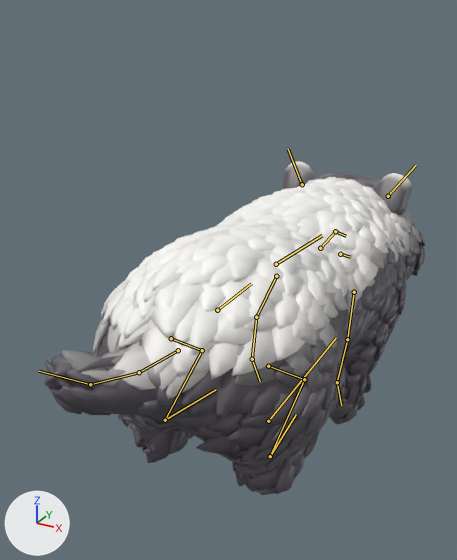
One commit to the glTF model game/art/models/honey_badger.glb: the scene before it, then after it.
Camera for both pictures: a 50 mm camera at (0.295, -0.649, 0.503) aimed at (-0.043, -0.035, 0.196). The lights are fixed; the arrows at lower left show +X, +Y and +Z. The first picture is the older version. Both versions are drawn at frame 18 of the action 'victory'; the numbers are the values there. The bones that bend it are drawn over the model as lines.

Names of what the first picture shows: 'honey_badger_movie'.
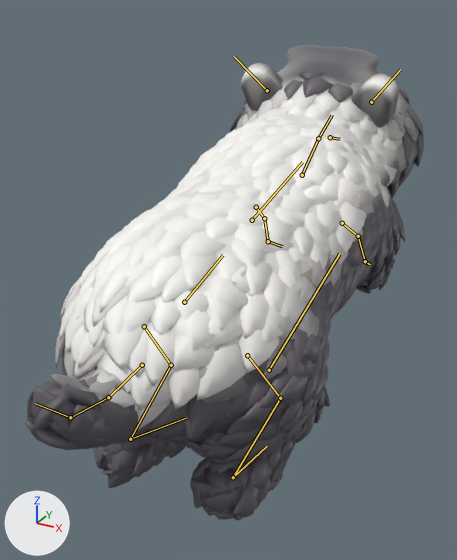
Location of each change, [x1, y1, x2, y2] in pixels of the pictures (457 x 560 px):
'honey_badger_movie', posed (42% taller)
    before: [44, 161, 425, 495]
    after: [24, 45, 424, 520]
bone 'root', root to tip
    before: (268, 421) to (336, 338)
    after: (269, 370) to (339, 254)
bone 'chest', root to tip
    before: (276, 264) to (322, 235)
    after: (252, 220) to (302, 162)
bone 'neck', root to tip
    before: (320, 248) to (335, 231)
    after: (302, 175) to (318, 138)
bone 'head', root to tip
    before: (335, 231) to (346, 236)
    after: (318, 138) to (332, 115)
bone 'jaw', root to tip
    before: (340, 254) to (350, 257)
    after: (330, 137) to (340, 139)
bone 'ear.L', root to tip
    before: (302, 184) to (288, 149)
    after: (267, 90) to (234, 56)
bone 'ear.R', root to tip
    before: (388, 196) to (416, 165)
    after: (371, 102) to (400, 69)
bone 'fl_upper.L', root to tip
    before: (276, 276) to (256, 317)
    after: (256, 207) to (264, 218)
bone 'fl_lower.L', root to tip
    before: (256, 317) to (252, 359)
    after: (264, 218) to (268, 241)
bone 'fl_foot.L', root to tip
    before: (252, 359) to (260, 381)
    after: (268, 241) to (282, 246)
bone 'fl_upper.R', root to tip
    before: (354, 292) to (347, 339)
    after: (342, 223) to (358, 236)
bone 'fl_lower.R', root to tip
    before: (347, 339) to (337, 382)
    after: (358, 236) to (365, 261)
bone 'fl_foot.R', root to tip
    before: (337, 382) to (341, 405)
    after: (365, 261) to (370, 264)
bone 'tail1', root to tip
    before: (178, 350) to (139, 372)
    after: (142, 365) to (108, 397)
bone 'tail2', root to tip
    before: (139, 372) to (90, 384)
    after: (108, 397) to (70, 417)
bone 'tail3', root to tip
    before: (90, 384) to (39, 371)
    after: (70, 417) to (35, 403)
bone 'hl_upper.L', root to tip
    before: (171, 338) to (202, 350)
    after: (144, 326) to (171, 365)
bone 'hl_lower.L', root to tip
    before: (202, 350) to (165, 420)
    after: (171, 365) to (130, 439)
bone 'hl_foot.L', root to tip
    before: (165, 420) to (216, 389)
    after: (130, 439) to (186, 418)
bone 'hl_upper.R', root to tip
    before: (268, 366) to (304, 379)
    after: (247, 355) to (280, 398)
bone 'hl_lower.R', root to tip
    before: (304, 379) to (270, 456)
    after: (280, 398) to (233, 477)
bone 'hl_foot.R', root to tip
    before: (270, 456) to (296, 414)
    after: (233, 477) to (267, 446)

What the commit changed:
Bone 'root' (bone_root) moves from (0.0, 0.0, -0.017) to (0.0, -0.004, 0.065).
Bone 'root' (bone_root) turns from (0, 0, 0) to (16, 0, 0) degrees about its own x, y and z.
Bone 'chest' (bone_chest) turns from (0, 0, 0) to (0, 3, 2) degrees about its own x, y and z.
Bone 'neck' (bone_neck) turns from (-3, 0, 0) to (14, 0, -3) degrees about its own x, y and z.
Bone 'head' (bone_head) turns from (-2, 0, 0) to (11, 0, 4) degrees about its own x, y and z.
Bone 'jaw' (bone_jaw) turns from (0, 0, 0) to (-36, 0, 0) degrees about its own x, y and z.
Bone 'ear.L' (bone_ear_l) turns from (-11, 0, 6) to (-17, 0, 18) degrees about its own x, y and z.
Bone 'ear.R' (bone_ear_r) turns from (-11, 0, -10) to (-17, 0, -11) degrees about its own x, y and z.
Bone 'fl_upper.L' (bone_fl_upper_l) turns from (-11, 0, 0) to (71, 0, 16) degrees about its own x, y and z.
Bone 'fl_lower.L' (bone_fl_lower_l) turns from (-23, 0, 0) to (-65, 0, 0) degrees about its own x, y and z.
Bone 'fl_foot.L' (bone_fl_foot_l) turns from (0, 0, 0) to (-16, 0, 0) degrees about its own x, y and z.
Bone 'fl_upper.R' (bone_fl_upper_r) turns from (-11, 0, 0) to (71, 0, -16) degrees about its own x, y and z.
Bone 'fl_lower.R' (bone_fl_lower_r) turns from (-23, 0, 0) to (-65, 0, 0) degrees about its own x, y and z.
Bone 'fl_foot.R' (bone_fl_foot_r) turns from (0, 0, 0) to (-16, 0, 0) degrees about its own x, y and z.
Bone 'tail1' (bone_tail1) turns from (-20, 0, 16) to (-34, 0, 0) degrees about its own x, y and z.
Bone 'tail2' (bone_tail2) turns from (-20, 0, 18) to (-34, 0, 0) degrees about its own x, y and z.
Bone 'tail3' (bone_tail3) turns from (-20, 0, 20) to (-34, 0, 0) degrees about its own x, y and z.
Bone 'hl_upper.L' (bone_hl_upper_l) turns from (17, 0, 0) to (-16, 0, 0) degrees about its own x, y and z.
Bone 'hl_lower.L' (bone_hl_lower_l) turns from (-28, 0, 0) to (-16, 0, 0) degrees about its own x, y and z.
Bone 'hl_foot.L' (bone_hl_foot_l) turns from (28, 0, 0) to (22, 0, 0) degrees about its own x, y and z.
Bone 'hl_upper.R' (bone_hl_upper_r) turns from (17, 0, 0) to (-16, 0, 0) degrees about its own x, y and z.
Bone 'hl_lower.R' (bone_hl_lower_r) turns from (-28, 0, 0) to (-16, 0, 0) degrees about its own x, y and z.
Bone 'hl_foot.R' (bone_hl_foot_r) turns from (28, 0, 0) to (22, 0, 0) degrees about its own x, y and z.
